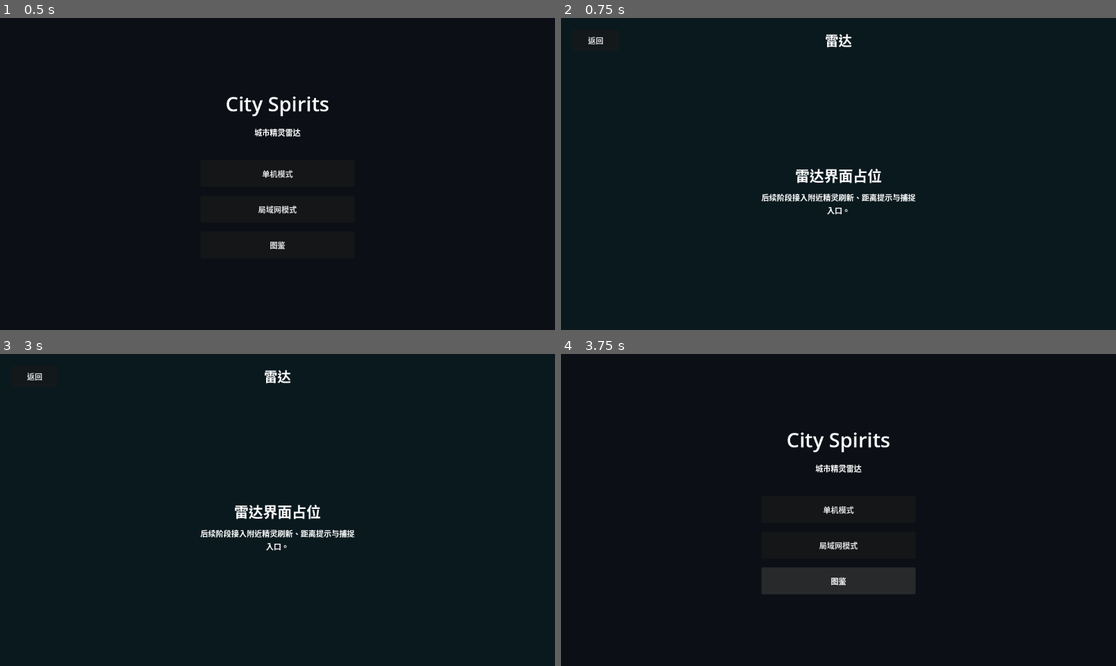
Above: before the commit, frames 1-4 (two rows, left to right).
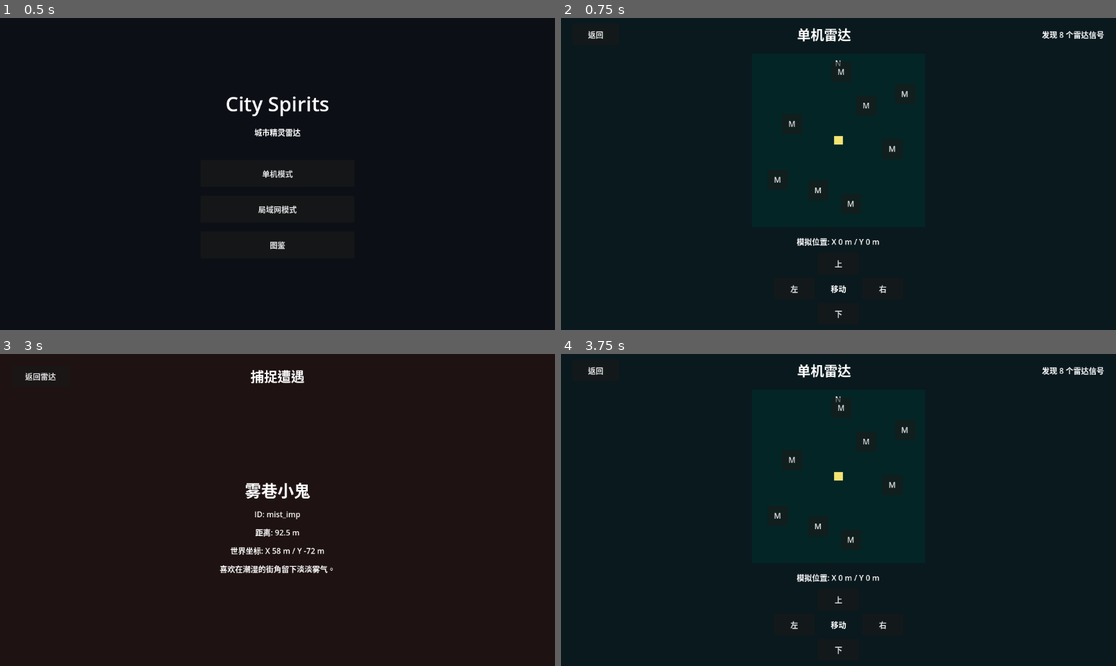
Above: after the commit, the same moments.

Repository: zhaochanglei/city-spirits
Game: Godot game, scene res://scenes/main_menu/MainMenu.tscn
Same seed, same stepped clock (60 frames per second), same inputs: the game is played once before the commit and once after it.
Inputs (mouse positions are in pixels of both pictures, inside the frame that each line leads up to):
- Up to frame 1 (0.5 s): no input
- Up to frame 2 (0.75 s): click "单机模式" at 0.5 s
- Up to frame 3 (3 s): click "返回" at 1.25 s; click "局域网模式" at 2 s; click (305, 441) at 2.75 s, where only the run after the commit has a clickable "M"
- Up to frame 4 (3.75 s): click "返回" (after the commit: "返回雷达") at 3.5 s

Frame 1 is identical in both runs. In frame 2, 2.1% of the frame differs, in the area x 4-98%, y 3-97%; in frame 3, 2.5%; in frame 4, 3.9%.

Commit message:
feat: add mock radar prototype

Diff:
--- /dev/null
+++ b/data/monsters.json
@@ -0,0 +1,62 @@
+[
+  {
+    "id": "mist_imp",
+    "name": "雾巷小鬼",
+    "rarity": "common",
+    "hint": "喜欢在潮湿的街角留下淡淡雾气。"
+  },
+  {
+    "id": "neon_moth",
+    "name": "霓虹蛾",
+    "rarity": "common",
+    "hint": "会绕着招牌灯慢慢盘旋。"
+  },
+  {
+    "id": "brick_sprite",
+    "name": "砖墙精",
+    "rarity": "common",
+    "hint": "常躲在老建筑的墙影里。"
+  },
+  {
+    "id": "metro_wisp",
+    "name": "地铁流光",
+    "rarity": "uncommon",
+    "hint": "移动时像一截被风吹散的车灯。"
+  },
+  {
+    "id": "rain_drum",
+    "name": "雨鼓灵",
+    "rarity": "common",
+    "hint": "雨后会敲响看不见的小鼓。"
+  },
+  {
+    "id": "alley_lantern",
+    "name": "巷灯守",
+    "rarity": "uncommon",
+    "hint": "总在路灯亮起前几秒出现。"
+  },
+  {
+    "id": "crosswalk_fox",
+    "name": "斑马线狐",
+    "rarity": "uncommon",
+    "hint": "只在安全等待时靠近。"
+  },
+  {
+    "id": "paper_crane",
+    "name": "纸鹤信使",
+    "rarity": "rare",
+    "hint": "带着旧日留言飞过城市上空。"
+  },
+  {
+    "id": "steam_bean",
+    "name": "蒸汽豆",
+    "rarity": "common",
+    "hint": "从热饮杯边缘探出头。"
+  },
+  {
+    "id": "clocktower_echo",
+    "name": "钟楼回声",
+    "rarity": "rare",
+    "hint": "会在整点附近短暂现身。"
+  }
+]
--- a/scenes/capture/CaptureScene.tscn
+++ b/scenes/capture/CaptureScene.tscn
@@ -1,6 +1,6 @@
 [gd_scene load_steps=2 format=3]
 
-[ext_resource type="Script" path="res://scripts/ui/PlaceholderScreen.gd" id="1_placeholder"]
+[ext_resource type="Script" path="res://scripts/capture/CaptureController.gd" id="1_capture"]
 
 [node name="CaptureScene" type="Control"]
 layout_mode = 3
@@ -9,8 +9,7 @@
 anchor_bottom = 1.0
 grow_horizontal = 2
 grow_vertical = 2
-script = ExtResource("1_placeholder")
-scene_path = "res://scenes/capture/CaptureScene.tscn"
+script = ExtResource("1_capture")
 
 [node name="Background" type="ColorRect" parent="."]
 layout_mode = 1
@@ -42,38 +41,59 @@
 
 [node name="BackButton" type="Button" parent="MarginContainer/RootStack/TopBar"]
 unique_name_in_owner = true
-custom_minimum_size = Vector2(96, 44)
+custom_minimum_size = Vector2(120, 44)
 layout_mode = 2
-text = "返回"
+text = "返回雷达"
 
 [node name="Title" type="Label" parent="MarginContainer/RootStack/TopBar"]
 layout_mode = 2
 size_flags_horizontal = 3
 theme_override_font_sizes/font_size = 28
-text = "捕捉"
+text = "捕捉遭遇"
 horizontal_alignment = 1
+vertical_alignment = 1
 
 [node name="TitleSpacer" type="Control" parent="MarginContainer/RootStack/TopBar"]
-custom_minimum_size = Vector2(96, 44)
+custom_minimum_size = Vector2(120, 44)
 layout_mode = 2
 
 [node name="Content" type="CenterContainer" parent="MarginContainer/RootStack"]
 layout_mode = 2
 size_flags_vertical = 3
 
-[node name="PlaceholderStack" type="VBoxContainer" parent="MarginContainer/RootStack/Content"]
-custom_minimum_size = Vector2(320, 0)
+[node name="DetailStack" type="VBoxContainer" parent="MarginContainer/RootStack/Content"]
+custom_minimum_size = Vector2(360, 0)
 layout_mode = 2
-theme_override_constants/separation = 12
+theme_override_constants/separation = 14
 
-[node name="PlaceholderTitle" type="Label" parent="MarginContainer/RootStack/Content/PlaceholderStack"]
+[node name="NameLabel" type="Label" parent="MarginContainer/RootStack/Content/DetailStack"]
+unique_name_in_owner = true
 layout_mode = 2
-theme_override_font_sizes/font_size = 30
-text = "捕捉界面占位"
+theme_override_font_sizes/font_size = 34
+text = "未选择怪物"
 horizontal_alignment = 1
 
-[node name="PlaceholderText" type="Label" parent="MarginContainer/RootStack/Content/PlaceholderStack"]
+[node name="IdLabel" type="Label" parent="MarginContainer/RootStack/Content/DetailStack"]
+unique_name_in_owner = true
 layout_mode = 2
-text = "后续阶段加入精灵遭遇、投掷或判定动画。"
+text = "ID: -"
+horizontal_alignment = 1
+
+[node name="DistanceLabel" type="Label" parent="MarginContainer/RootStack/Content/DetailStack"]
+unique_name_in_owner = true
+layout_mode = 2
+text = "距离: -"
+horizontal_alignment = 1
+
+[node name="PositionLabel" type="Label" parent="MarginContainer/RootStack/Content/DetailStack"]
+unique_name_in_owner = true
+layout_mode = 2
+text = "坐标: -"
+horizontal_alignment = 1
+
+[node name="HintLabel" type="Label" parent="MarginContainer/RootStack/Content/DetailStack"]
+unique_name_in_owner = true
+layout_mode = 2
+text = "请从雷达界面点击一个怪物点进入。"
 horizontal_alignment = 1
 autowrap_mode = 3
--- a/scenes/radar/RadarScene.tscn
+++ b/scenes/radar/RadarScene.tscn
@@ -1,6 +1,6 @@
 [gd_scene load_steps=2 format=3]
 
-[ext_resource type="Script" path="res://scripts/ui/PlaceholderScreen.gd" id="1_placeholder"]
+[ext_resource type="Script" path="res://scripts/radar/RadarController.gd" id="1_radar"]
 
 [node name="RadarScene" type="Control"]
 layout_mode = 3
@@ -9,8 +9,7 @@
 anchor_bottom = 1.0
 grow_horizontal = 2
 grow_vertical = 2
-script = ExtResource("1_placeholder")
-scene_path = "res://scenes/radar/RadarScene.tscn"
+script = ExtResource("1_radar")
 
 [node name="Background" type="ColorRect" parent="."]
 layout_mode = 1
@@ -35,10 +34,11 @@
 
 [node name="RootStack" type="VBoxContainer" parent="MarginContainer"]
 layout_mode = 2
-theme_override_constants/separation = 24
+theme_override_constants/separation = 18
 
 [node name="TopBar" type="HBoxContainer" parent="MarginContainer/RootStack"]
 layout_mode = 2
+theme_override_constants/separation = 12
 
 [node name="BackButton" type="Button" parent="MarginContainer/RootStack/TopBar"]
 unique_name_in_owner = true
@@ -50,30 +50,126 @@
 layout_mode = 2
 size_flags_horizontal = 3
 theme_override_font_sizes/font_size = 28
-text = "雷达"
+text = "单机雷达"
 horizontal_alignment = 1
+vertical_alignment = 1
 
-[node name="TitleSpacer" type="Control" parent="MarginContainer/RootStack/TopBar"]
-custom_minimum_size = Vector2(96, 44)
+[node name="StatusLabel" type="Label" parent="MarginContainer/RootStack/TopBar"]
+unique_name_in_owner = true
+custom_minimum_size = Vector2(156, 44)
 layout_mode = 2
+text = "正在扫描"
+horizontal_alignment = 2
+vertical_alignment = 1
 
-[node name="Content" type="CenterContainer" parent="MarginContainer/RootStack"]
+[node name="RadarHolder" type="CenterContainer" parent="MarginContainer/RootStack"]
 layout_mode = 2
 size_flags_vertical = 3
 
-[node name="PlaceholderStack" type="VBoxContainer" parent="MarginContainer/RootStack/Content"]
-custom_minimum_size = Vector2(320, 0)
+[node name="RadarArea" type="Control" parent="MarginContainer/RootStack/RadarHolder"]
+unique_name_in_owner = true
+custom_minimum_size = Vector2(360, 360)
+layout_mode = 2
+
+[node name="RadarBackground" type="ColorRect" parent="MarginContainer/RootStack/RadarHolder/RadarArea"]
+layout_mode = 1
+anchors_preset = 15
+anchor_right = 1.0
+anchor_bottom = 1.0
+grow_horizontal = 2
+grow_vertical = 2
+color = Color(0.0156863, 0.145098, 0.14902, 1)
+
+[node name="NorthLabel" type="Label" parent="MarginContainer/RootStack/RadarHolder/RadarArea"]
+layout_mode = 1
+anchors_preset = 5
+anchor_left = 0.5
+anchor_right = 0.5
+offset_left = -12.0
+offset_top = 8.0
+offset_right = 12.0
+offset_bottom = 34.0
+grow_horizontal = 2
+text = "N"
+horizontal_alignment = 1
+
+[node name="MonsterLayer" type="Control" parent="MarginContainer/RootStack/RadarHolder/RadarArea"]
+unique_name_in_owner = true
+layout_mode = 1
+anchors_preset = 15
+anchor_right = 1.0
+anchor_bottom = 1.0
+grow_horizontal = 2
+grow_vertical = 2
+
+[node name="PlayerDot" type="ColorRect" parent="MarginContainer/RootStack/RadarHolder/RadarArea"]
+unique_name_in_owner = true
+layout_mode = 0
+offset_right = 18.0
+offset_bottom = 18.0
+color = Color(0.956863, 0.894118, 0.45098, 1)
+
+[node name="ControlPanel" type="VBoxContainer" parent="MarginContainer/RootStack"]
 layout_mode = 2
 theme_override_constants/separation = 12
+alignment = 1
 
-[node name="PlaceholderTitle" type="Label" parent="MarginContainer/RootStack/Content/PlaceholderStack"]
+[node name="PositionLabel" type="Label" parent="MarginContainer/RootStack/ControlPanel"]
+unique_name_in_owner = true
 layout_mode = 2
-theme_override_font_sizes/font_size = 30
-text = "雷达界面占位"
+text = "模拟位置: X 0 m / Y 0 m"
 horizontal_alignment = 1
 
-[node name="PlaceholderText" type="Label" parent="MarginContainer/RootStack/Content/PlaceholderStack"]
+[node name="MoveGrid" type="GridContainer" parent="MarginContainer/RootStack/ControlPanel"]
 layout_mode = 2
-text = "后续阶段接入附近精灵刷新、距离提示与捕捉入口。"
+size_flags_horizontal = 4
+theme_override_constants/h_separation = 8
+theme_override_constants/v_separation = 8
+columns = 3
+
+[node name="PadSpacerTopLeft" type="Control" parent="MarginContainer/RootStack/ControlPanel/MoveGrid"]
+custom_minimum_size = Vector2(84, 44)
+layout_mode = 2
+
+[node name="UpButton" type="Button" parent="MarginContainer/RootStack/ControlPanel/MoveGrid"]
+unique_name_in_owner = true
+custom_minimum_size = Vector2(84, 44)
+layout_mode = 2
+text = "上"
+
+[node name="PadSpacerTopRight" type="Control" parent="MarginContainer/RootStack/ControlPanel/MoveGrid"]
+custom_minimum_size = Vector2(84, 44)
+layout_mode = 2
+
+[node name="LeftButton" type="Button" parent="MarginContainer/RootStack/ControlPanel/MoveGrid"]
+unique_name_in_owner = true
+custom_minimum_size = Vector2(84, 44)
+layout_mode = 2
+text = "左"
+
+[node name="MoveCenterLabel" type="Label" parent="MarginContainer/RootStack/ControlPanel/MoveGrid"]
+custom_minimum_size = Vector2(84, 44)
+layout_mode = 2
+text = "移动"
 horizontal_alignment = 1
-autowrap_mode = 3
+vertical_alignment = 1
+
+[node name="RightButton" type="Button" parent="MarginContainer/RootStack/ControlPanel/MoveGrid"]
+unique_name_in_owner = true
+custom_minimum_size = Vector2(84, 44)
+layout_mode = 2
+text = "右"
+
+[node name="PadSpacerBottomLeft" type="Control" parent="MarginContainer/RootStack/ControlPanel/MoveGrid"]
+custom_minimum_size = Vector2(84, 44)
+layout_mode = 2
+
+[node name="DownButton" type="Button" parent="MarginContainer/RootStack/ControlPanel/MoveGrid"]
+unique_name_in_owner = true
+custom_minimum_size = Vector2(84, 44)
+layout_mode = 2
+text = "下"
+
+[node name="PadSpacerBottomRight" type="Control" parent="MarginContainer/RootStack/ControlPanel/MoveGrid"]
+custom_minimum_size = Vector2(84, 44)
+layout_mode = 2
--- /dev/null
+++ b/scripts/capture/CaptureController.gd
@@ -0,0 +1,38 @@
+extends Control
+
+@onready var back_button: Button = %BackButton
+@onready var name_label: Label = %NameLabel
+@onready var id_label: Label = %IdLabel
+@onready var distance_label: Label = %DistanceLabel
+@onready var position_label: Label = %PositionLabel
+@onready var hint_label: Label = %HintLabel
+
+
+func _ready() -> void:
+	GameState.set_current_scene(Constants.SCENE_CAPTURE)
+	back_button.pressed.connect(_on_back_pressed)
+	_update_monster_details()
+
+
+func _update_monster_details() -> void:
+	var monster := GameState.get_selected_monster()
+	if monster.is_empty():
+		name_label.text = "未选择怪物"
+		id_label.text = "ID: -"
+		distance_label.text = "距离: -"
+		position_label.text = "坐标: -"
+		hint_label.text = "请从雷达界面点击一个怪物点进入。"
+		return
+
+	var world_position: Vector2 = monster.get("world_position", Vector2.ZERO)
+	name_label.text = str(monster.get("name", "Unknown"))
+	id_label.text = "ID: %s" % monster.get("id", "")
+	distance_label.text = "距离: %.1f m" % float(monster.get("distance_meters", 0.0))
+	position_label.text = "世界坐标: X %.0f m / Y %.0f m" % [world_position.x, world_position.y]
+	hint_label.text = str(monster.get("hint", "捕捉玩法将在后续阶段实现。"))
+
+
+func _on_back_pressed() -> void:
+	var error := get_tree().change_scene_to_file(Constants.SCENE_RADAR)
+	if error != OK:
+		push_error("Failed to return to radar: %s" % error)
--- a/scripts/core/Constants.gd
+++ b/scripts/core/Constants.gd
@@ -9,3 +9,9 @@
 
 const MODE_SINGLE_PLAYER := "single_player"
 const MODE_LAN := "lan"
+
+const MONSTER_DATA_PATH := "res://data/monsters.json"
+
+const MOCK_MOVE_STEP_METERS := 25.0
+const RADAR_RANGE_METERS := 180.0
+const RADAR_MONSTER_COUNT := 8
--- a/scripts/core/EventBus.gd
+++ b/scripts/core/EventBus.gd
@@ -4,3 +4,5 @@
 signal screen_changed(scene_path: String)
 signal capture_started(spirit_id: String)
 signal spirit_collected(spirit_id: String)
+signal mock_location_changed(position: Vector2)
+signal monster_selected(monster_id: String)
--- a/scripts/core/GameState.gd
+++ b/scripts/core/GameState.gd
@@ -3,6 +3,7 @@
 var current_mode := ""
 var current_scene_path := ""
 var captured_spirits: Array[String] = []
+var selected_monster: Dictionary = {}
 
 
 func start_mode(mode: String) -> void:
@@ -27,6 +28,22 @@
 	return captured_spirits.has(spirit_id)
 
 
+func select_monster(monster: Dictionary) -> void:
+	selected_monster = monster.duplicate(true)
+	var monster_id := str(selected_monster.get("id", ""))
+	EventBus.monster_selected.emit(monster_id)
+	EventBus.capture_started.emit(monster_id)
+
+
+func get_selected_monster() -> Dictionary:
+	return selected_monster.duplicate(true)
+
+
+func clear_selected_monster() -> void:
+	selected_monster = {}
+
+
 func reset_session() -> void:
 	current_mode = ""
 	current_scene_path = ""
+	selected_monster = {}
--- /dev/null
+++ b/scripts/location/MockLocationService.gd
@@ -0,0 +1,23 @@
+extends Node
+class_name MockLocationService
+
+signal location_changed(position: Vector2)
+
+var current_position := Vector2.ZERO
+
+
+func get_current_position() -> Vector2:
+	return current_position
+
+
+func set_current_position(position: Vector2) -> void:
+	current_position = position
+	location_changed.emit(current_position)
+
+
+func move_by(delta: Vector2) -> void:
+	set_current_position(current_position + delta)
+
+
+func reset() -> void:
+	set_current_position(Vector2.ZERO)
--- /dev/null
+++ b/scripts/monsters/MonsterDatabase.gd
@@ -0,0 +1,54 @@
+extends Node
+class_name MonsterDatabase
+
+var monsters: Array[Dictionary] = []
+
+
+func load_from_file(path: String = Constants.MONSTER_DATA_PATH) -> bool:
+	var file := FileAccess.open(path, FileAccess.READ)
+	if file == null:
+		push_error("Failed to open monster data: %s" % path)
+		monsters = []
+		return false
+
+	var parsed: Variant = JSON.parse_string(file.get_as_text())
+	if typeof(parsed) != TYPE_ARRAY:
+		push_error("Monster data must be a JSON array: %s" % path)
+		monsters = []
+		return false
+
+	var loaded: Array[Dictionary] = []
+	for entry in parsed:
+		if typeof(entry) != TYPE_DICTIONARY:
+			continue
+
+		var monster := _normalize_monster(entry)
+		if not str(monster.get("id", "")).is_empty():
+			loaded.append(monster)
+
+	monsters = loaded
+	return not monsters.is_empty()
+
+
+func get_all_monsters() -> Array[Dictionary]:
+	var result: Array[Dictionary] = []
+	for monster in monsters:
+		result.append(monster.duplicate(true))
+	return result
+
+
+func get_monster_by_id(monster_id: String) -> Dictionary:
+	for monster in monsters:
+		if monster.get("id", "") == monster_id:
+			return monster.duplicate(true)
+
+	return {}
+
+
+func _normalize_monster(raw_monster: Dictionary) -> Dictionary:
+	return {
+		"id": str(raw_monster.get("id", "")),
+		"name": str(raw_monster.get("name", "")),
+		"rarity": str(raw_monster.get("rarity", "common")),
+		"hint": str(raw_monster.get("hint", ""))
+	}
--- /dev/null
+++ b/scripts/monsters/MonsterSpawner.gd
@@ -0,0 +1,51 @@
+extends RefCounted
+class_name MonsterSpawner
+
+const SPAWN_OFFSETS := [
+	Vector2(58.0, -72.0),
+	Vector2(-96.0, -34.0),
+	Vector2(112.0, 18.0),
+	Vector2(-42.0, 104.0),
+	Vector2(26.0, 132.0),
+	Vector2(138.0, -96.0),
+	Vector2(-126.0, 82.0),
+	Vector2(6.0, -142.0),
+	Vector2(154.0, 76.0),
+	Vector2(-154.0, -112.0)
+]
+
+
+func spawn_monsters(player_position: Vector2, templates: Array) -> Array[Dictionary]:
+	var count := mini(Constants.RADAR_MONSTER_COUNT, templates.size())
+	count = clampi(count, 5, 10)
+
+	var spawned: Array[Dictionary] = []
+	for index in range(count):
+		var template: Dictionary = templates[index]
+		var monster := template.duplicate(true)
+		monster["spawn_index"] = index
+		monster["world_position"] = player_position + SPAWN_OFFSETS[index % SPAWN_OFFSETS.size()]
+		spawned.append(monster)
+
+	return spawned
+
+
+func get_radar_position(
+	monster: Dictionary,
+	player_position: Vector2,
+	radar_center: Vector2,
+	pixels_per_meter: float
+) -> Vector2:
+	var world_position: Vector2 = monster.get("world_position", Vector2.ZERO)
+	return radar_center + ((world_position - player_position) * pixels_per_meter)
+
+
+func get_distance_meters(monster: Dictionary, player_position: Vector2) -> float:
+	var world_position: Vector2 = monster.get("world_position", Vector2.ZERO)
+	return world_position.distance_to(player_position)
+
+
+func with_distance(monster: Dictionary, player_position: Vector2) -> Dictionary:
+	var result := monster.duplicate(true)
+	result["distance_meters"] = get_distance_meters(monster, player_position)
+	return result
--- /dev/null
+++ b/scripts/radar/RadarController.gd
@@ -0,0 +1,163 @@
+extends Control
+
+const MONSTER_BUTTON_SIZE := Vector2(42.0, 42.0)
+const PLAYER_DOT_SIZE := Vector2(18.0, 18.0)
+const MockLocationServiceScript := preload("res://scripts/location/MockLocationService.gd")
+const MonsterDatabaseScript := preload("res://scripts/monsters/MonsterDatabase.gd")
+const MonsterSpawnerScript := preload("res://scripts/monsters/MonsterSpawner.gd")
+
+var location_service: Node
+var monster_database: Node
+var monster_spawner: RefCounted = MonsterSpawnerScript.new()
+var spawned_monsters: Array[Dictionary] = []
+
+@onready var back_button: Button = %BackButton
+@onready var radar_area: Control = %RadarArea
+@onready var monster_layer: Control = %MonsterLayer
+@onready var player_dot: ColorRect = %PlayerDot
+@onready var position_label: Label = %PositionLabel
+@onready var status_label: Label = %StatusLabel
+@onready var up_button: Button = %UpButton
+@onready var down_button: Button = %DownButton
+@onready var left_button: Button = %LeftButton
+@onready var right_button: Button = %RightButton
+
+
+func _ready() -> void:
+	GameState.set_current_scene(Constants.SCENE_RADAR)
+
+	location_service = MockLocationServiceScript.new()
+	monster_database = MonsterDatabaseScript.new()
+	add_child(location_service)
+	add_child(monster_database)
+
+	back_button.pressed.connect(_on_back_pressed)
+	up_button.pressed.connect(_move_up)
+	down_button.pressed.connect(_move_down)
+	left_button.pressed.connect(_move_left)
+	right_button.pressed.connect(_move_right)
+	location_service.location_changed.connect(_on_location_changed)
+
+	if not monster_database.load_from_file(Constants.MONSTER_DATA_PATH):
+		status_label.text = "怪物数据加载失败"
+		return
+
+	spawned_monsters = monster_spawner.spawn_monsters(
+		location_service.get_current_position(),
+		monster_database.get_all_monsters()
+	)
+	status_label.text = "发现 %d 个雷达信号" % spawned_monsters.size()
+	call_deferred("_update_radar")
+
+
+func _notification(what: int) -> void:
+	if what == NOTIFICATION_RESIZED and is_node_ready():
+		call_deferred("_update_radar")
+
+
+func _move_up() -> void:
+	_move_player(Vector2(0.0, -Constants.MOCK_MOVE_STEP_METERS))
+
+
+func _move_down() -> void:
+	_move_player(Vector2(0.0, Constants.MOCK_MOVE_STEP_METERS))
+
+
+func _move_left() -> void:
+	_move_player(Vector2(-Constants.MOCK_MOVE_STEP_METERS, 0.0))
+
+
+func _move_right() -> void:
+	_move_player(Vector2(Constants.MOCK_MOVE_STEP_METERS, 0.0))
+
+
+func _move_player(delta: Vector2) -> void:
+	location_service.move_by(delta)
+
+
+func _on_location_changed(_position: Vector2) -> void:
+	EventBus.mock_location_changed.emit(location_service.get_current_position())
+	_update_radar()
+
+
+func _update_radar() -> void:
+	if radar_area == null or monster_layer == null:
+		return
+
+	for child in monster_layer.get_children():
+		child.queue_free()
+
+	var player_position: Vector2 = location_service.get_current_position()
+	var radar_center := _get_radar_center()
+	var pixels_per_meter := _get_pixels_per_meter()
+
+	position_label.text = "模拟位置: X %.0f m / Y %.0f m" % [player_position.x, player_position.y]
+
+	player_dot.size = PLAYER_DOT_SIZE
+	player_dot.position = radar_center - (PLAYER_DOT_SIZE * 0.5)
+
+	for monster in spawned_monsters:
+		var button := _create_monster_button(monster, player_position, radar_center, pixels_per_meter)
+		monster_layer.add_child(button)
+
+
+func _create_monster_button(
+	monster: Dictionary,
+	player_position: Vector2,
+	radar_center: Vector2,
+	pixels_per_meter: float
+) -> Button:
+	var button := Button.new()
+	var distance: float = monster_spawner.get_distance_meters(monster, player_position)
+	var screen_position: Vector2 = monster_spawner.get_radar_position(
+		monster,
+		player_position,
+		radar_center,
+		pixels_per_meter
+	)
+
+	button.text = "M"
+	button.tooltip_text = "%s\nID: %s\n%.1f m" % [
+		monster.get("name", "Unknown"),
+		monster.get("id", ""),
+		distance
+	]
+	button.custom_minimum_size = MONSTER_BUTTON_SIZE
+	button.size = MONSTER_BUTTON_SIZE
+	button.position = screen_position - (MONSTER_BUTTON_SIZE * 0.5)
+	button.pressed.connect(_on_monster_pressed.bind(monster))
+	return button
+
+
+func _on_monster_pressed(monster: Dictionary) -> void:
+	var selected_monster: Dictionary = monster_spawner.with_distance(
+		monster,
+		location_service.get_current_position()
+	)
+	GameState.select_monster(selected_monster)
+
+	var error := get_tree().change_scene_to_file(Constants.SCENE_CAPTURE)
+	if error != OK:
+		push_error("Failed to change scene to %s: %s" % [Constants.SCENE_CAPTURE, error])
+
+
+func _on_back_pressed() -> void:
+	var error := get_tree().change_scene_to_file(Constants.SCENE_MAIN_MENU)
+	if error != OK:
+		push_error("Failed to return to main menu: %s" % error)
+
+
+func _get_radar_center() -> Vector2:
+	var radar_size := radar_area.size
+	if radar_size.x <= 0.0 or radar_size.y <= 0.0:
+		radar_size = radar_area.custom_minimum_size
+	return radar_size * 0.5
+
+
+func _get_pixels_per_meter() -> float:
+	var radar_size := radar_area.size
+	if radar_size.x <= 0.0 or radar_size.y <= 0.0:
+		radar_size = radar_area.custom_minimum_size
+
+	var radius_pixels := minf(radar_size.x, radar_size.y) * 0.5
+	return radius_pixels / Constants.RADAR_RANGE_METERS
--- /dev/null
+++ b/tests/test_phase2_logic.gd
@@ -0,0 +1,103 @@
+extends SceneTree
+
+var failures: Array[String] = []
+
+
+func _init() -> void:
+	_run_tests()
+
+	if failures.is_empty():
+		print("PHASE2 LOGIC TESTS PASS")
+		quit(0)
+		return
+
+	for failure in failures:
+		push_error(failure)
+	quit(1)
+
+
+func _run_tests() -> void:
+	var location_script := _load_script("res://scripts/location/MockLocationService.gd")
+	var database_script := _load_script("res://scripts/monsters/MonsterDatabase.gd")
+	var spawner_script := _load_script("res://scripts/monsters/MonsterSpawner.gd")
+
+	if not failures.is_empty():
+		return
+
+	_test_mock_location_service(location_script)
+	_test_monster_database(database_script)
+	_test_monster_spawner(database_script, spawner_script)
+
+
+func _load_script(path: String) -> Script:
+	var resource := load(path)
+	var script := resource as Script
+	_assert(script != null, "Expected script to load: %s" % path)
+	if script == null:
+		return null
+
+	_assert(script.can_instantiate(), "Expected script to compile and instantiate: %s" % path)
+	return script
+
+
+func _test_mock_location_service(location_script: Script) -> void:
+	var location: Object = location_script.new()
+
+	_assert(location.get_current_position() == Vector2.ZERO, "Mock location starts at the origin")
+
+	location.move_by(Vector2(25.0, -10.0))
+	_assert(
+		location.get_current_position() == Vector2(25.0, -10.0),
+		"Mock location moves by the requested delta"
+	)
+
+	location.reset()
+	_assert(location.get_current_position() == Vector2.ZERO, "Mock location resets to the origin")
+	location.free()
+
+
+func _test_monster_database(database_script: Script) -> void:
+	var database: Object = database_script.new()
+
+	_assert(database.load_from_file("res://data/monsters.json"), "Monster database loads JSON data")
+
+	var monsters: Array = database.get_all_monsters()
+	_assert(monsters.size() >= 10, "Monster database contains at least 10 templates")
+
+	var found: Dictionary = database.get_monster_by_id("mist_imp")
+	_assert(found.get("id", "") == "mist_imp", "Monster database looks up monsters by ID")
+	_assert(not found.get("name", "").is_empty(), "Monster templates include display names")
+	database.free()
+
+
+func _test_monster_spawner(database_script: Script, spawner_script: Script) -> void:
+	var database: Object = database_script.new()
+	database.load_from_file("res://data/monsters.json")
+
+	var spawner: Object = spawner_script.new()
+	var spawned: Array = spawner.spawn_monsters(Vector2.ZERO, database.get_all_monsters())
+
+	_assert(spawned.size() >= 5, "Spawner creates at least 5 radar monsters")
+	_assert(spawned.size() <= 10, "Spawner creates no more than 10 radar monsters")
+
+	var first: Dictionary = spawned[0]
+	_assert(first.has("id"), "Spawned monsters keep template ID")
+	_assert(first.has("name"), "Spawned monsters keep template name")
+	_assert(first.get("world_position") is Vector2, "Spawned monsters have world positions")
+
+	var center := Vector2(100.0, 100.0)
+	var initial_screen: Vector2 = spawner.get_radar_position(first, Vector2.ZERO, center, 1.0)
+	var moved_screen: Vector2 = spawner.get_radar_position(first, Vector2(25.0, 0.0), center, 1.0)
+	_assert(
+		moved_screen == initial_screen - Vector2(25.0, 0.0),
+		"Radar screen position shifts opposite to simulated player movement"
+	)
+
+	var distance: float = spawner.get_distance_meters(first, Vector2.ZERO)
+	_assert(distance > 0.0, "Spawner reports positive monster distance")
+	database.free()
+
+
+func _assert(condition: bool, message: String) -> void:
+	if not condition:
+		failures.append(message)
Not shown, changed: docs/ARCHITECTURE.md
Not shown, changed: docs/CODEX_TASKS.md
Not shown, changed: docs/GAME_SPEC.md
